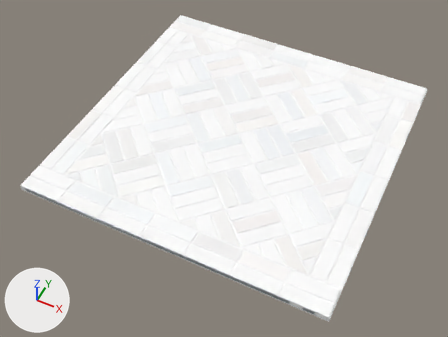
A saved change to the glTF model site/models/board_8.glb.
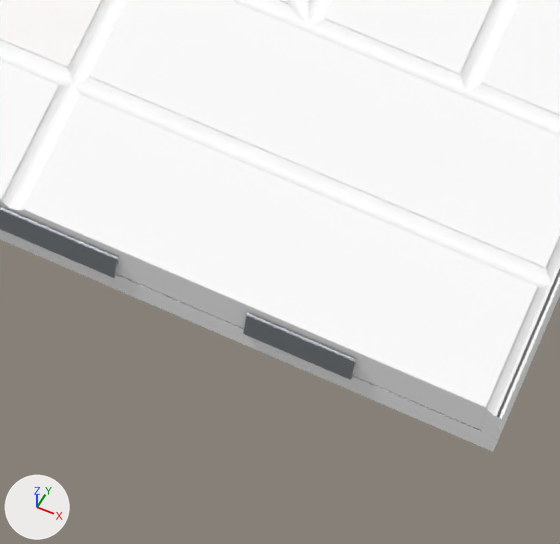
The first picture shows the older version from a 50 mm lens placed at (0.95, -2.08, 2.3), pointed at (-0.01, -0.15, -0.11). The close-ups show the older and then the newer version on the part from 62% to 75% of the width and 81% to 98% of the height of that picture. Only the edits that show in the close-ups are written down. Lighting does not change. The marker at lower left points along +X, +Y and +Z. Vertices at exactly the same position are counted once.

The first close-up shows 'CLIP_LC-1366', 'CLIP_RC-50', 'MORTAR', 'T01_T01', 'backing'.
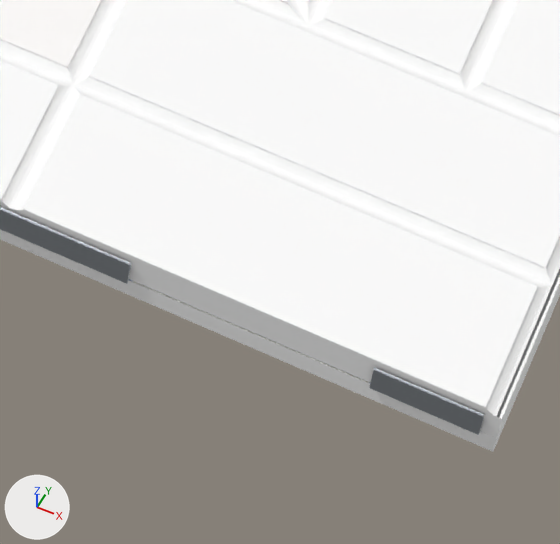
Edits to the scene script, one JSON object a line:
```json
{"block": "me_rc_50", "where": "me_rc_50.from_pydata(...)  # 5280 vertices, 7920 faces; spans x -0.79..0.79, y -0.79..0.79, z 0.0..0.02"}
{"block": "me_rc_50", "where": "# used by ob_clip_rc_50; location = (0.0, 0.0, 0.0)"}
{"block": "me_rc_50", "change": "me_rc_50 part 1: the loose piece of 8 vertices spanning x 0.67..0.72, y -0.79, z 0.0..0.02 is moved by (0.06, 0.0, 0.0)"}
{"block": "me_rc_50", "change": "me_rc_50 part 2: the loose piece of 8 vertices spanning x 0.67..0.72, y -0.79..-0.78, z 0.01..0.02 is moved by (0.06, 0.0, 0.0)"}
```

Where the change shows, as pixel boxes [x1, y1, x2, y2] in the close-ups (560 x 544 px; the box of a moved part takes in the faces that stretch with it):
```json
{"object": "CLIP_RC-50", "change": "reshaped", "before": [243, 313, 356, 380], "after": [370, 367, 484, 435]}
{"part": 1, "of": "me_rc_50", "change": "moved or reshaped", "before": [243, 313, 355, 380], "after": [370, 367, 484, 435]}
{"part": 2, "of": "me_rc_50", "change": "moved or reshaped", "before": [247, 313, 356, 363], "after": [374, 368, 484, 419]}
```
